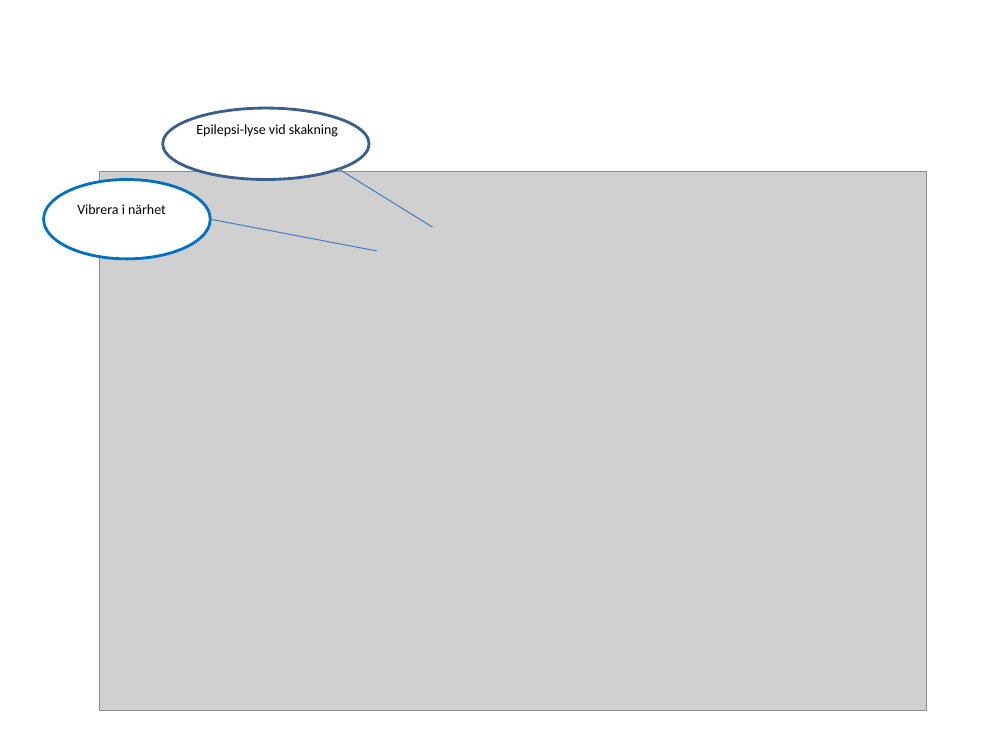
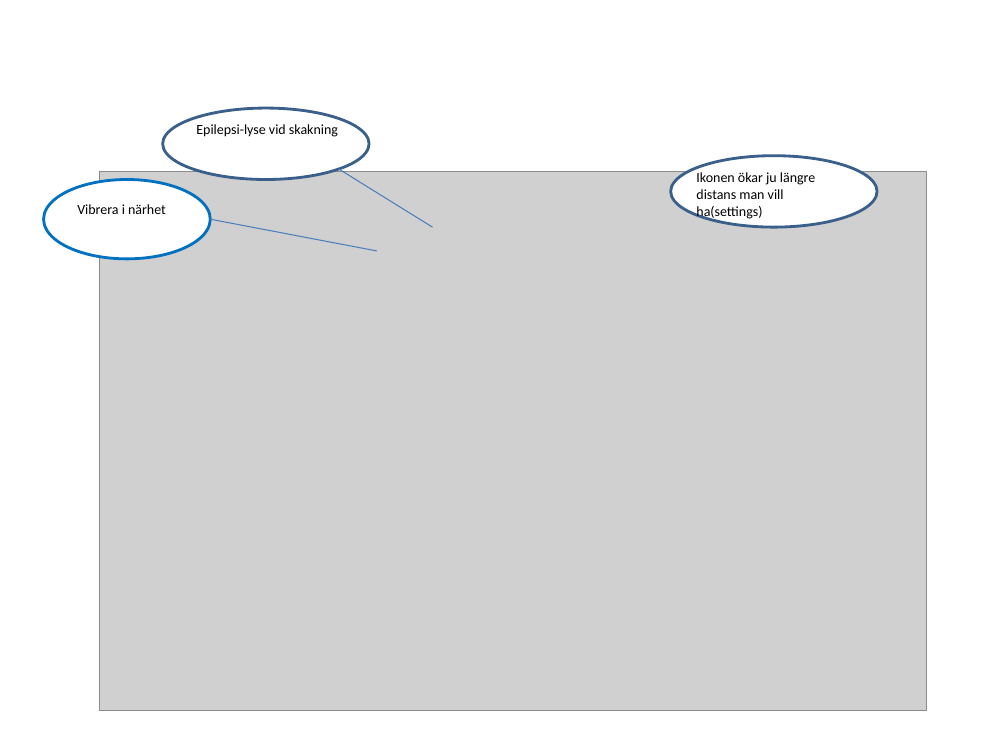
Before and after one commit to Mattemagikern/MAMN01, a slide deck: slide 1 of Presentation/hugtree.pptx. Drawn at 1008x756 pixels with LibreOffice and Linux fonts; fonts in the diff are those of the drawing; grey boxes stand for pictures. Boxes give left, top, right and bottom in pixels: in the first picture for what was removed or moved away, otherwise in the second. Text is boxed around its words. In the diff, an @@ line names an element or a change of style, - is before the commit and + after.

```diff
--- a/Presentation/hugtree.pptx
+++ b/Presentation/hugtree.pptx
@@ ellipse added at [670,156,877,228], fill #FFFFFF, outline #3A5F8C 2 pt @@
@@ text added at [696,172,815,220], 10 pt, text #000000 @@
+Ikonen ökar ju längre distans man vill ha(settings)
```
Also in this commit, not shown: 5 other files.
